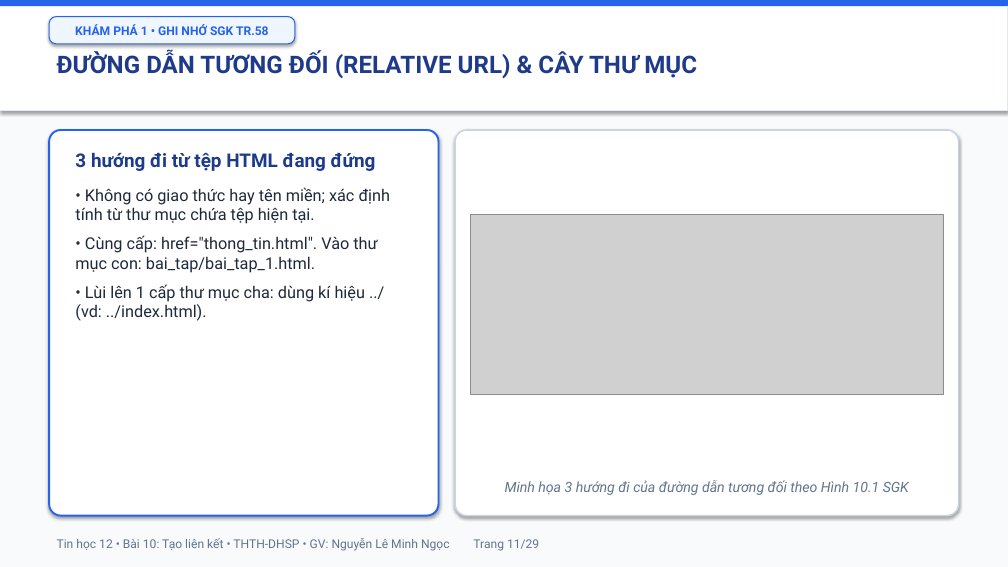
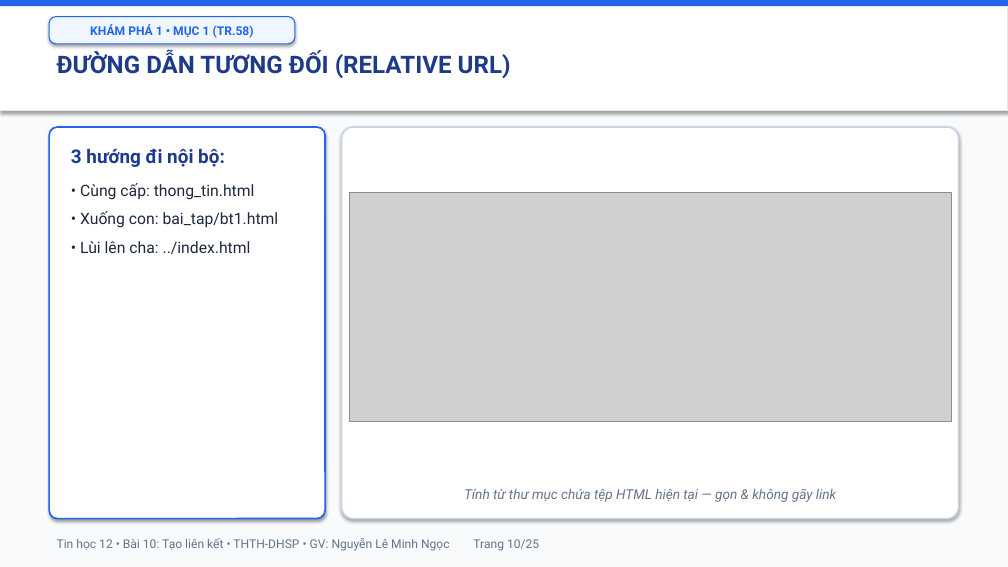
Before and after one commit to mngoc3110/TinHoc, a slide deck: slide 10 of Tin12/Bai10/Bai10_TrinhChieu.pptx (slide 11 before the commit). Drawn at 1008x567 pixels with LibreOffice and Linux fonts; fonts in the diff are those of the drawing; grey boxes stand for pictures. Boxes give left, top, right and bottom in pixels: in the first picture for what was removed or moved away, otherwise in the second. Text is boxed around its words. In the diff, an @@ line names an element or a change of style, - is before the commit and + after.

```diff
--- a/Tin12/Bai10/Bai10_TrinhChieu.pptx
+++ b/Tin12/Bai10/Bai10_TrinhChieu.pptx
@@ text in rounded rectangle at box(90, 24, 254, 38): text changed @@
-KHÁM PHÁ 1 • GHI NHỚ SGK TR.58
+KHÁM PHÁ 1 • MỤC 1 (TR.58)
@@ text at box(57, 51, 511, 78): text changed @@
-ĐƯỜNG DẪN TƯƠNG ĐỐI (RELATIVE URL) & CÂY THƯ MỤC
+ĐƯỜNG DẪN TƯƠNG ĐỐI (RELATIVE URL)
@@ rounded rectangle: place and size @@
-rounded rectangle at box(49, 130, 439, 516)
+rounded rectangle at box(49, 127, 325, 519)
@@ rounded rectangle at box(49, 127, 325, 519): outline #2563EB 1.8 pt to #2563EB 1.6 pt @@
@@ text at box(71, 149, 279, 254): text changed; size 15.5 to 15 pt @@
-3 hướng đi từ tệp HTML đang đứng
-• Không có giao thức hay tên miền; xác định tính từ thư mục chứa tệp hiện tại.
-• Cùng cấp: href="thong_tin.html". Vào thư mục con: bai_tap/bai_tap_1.html.
-• Lùi lên 1 cấp thư mục cha: dùng kí hiệu ../ (vd: ../index.html).
+3 hướng đi nội bộ:
+• Cùng cấp: thong_tin.html
+• Xuống con: bai_tap/bt1.html
+• Lùi lên cha: ../index.html
@@ rounded rectangle: place and size @@
-rounded rectangle at box(455, 130, 959, 516)
+rounded rectangle at box(342, 127, 959, 519)
@@ picture: place and size @@
-picture at box(470, 214, 944, 395)
+picture at box(349, 192, 951, 422)
@@ text at box(464, 489, 836, 502): text changed; size 13.5 to 13 pt @@
-Minh họa 3 hướng đi của đường dẫn tương đối theo Hình 10.1 SGK
+Tính từ thư mục chứa tệp HTML hiện tại — gọn & không gãy link
@@ text at box(57, 538, 539, 551): text changed @@
-Tin học 12 • Bài 10: Tạo liên kết • THTH-DHSP • GV: Nguyễn Lê Minh Ngọc Trang 11/29
+Tin học 12 • Bài 10: Tạo liên kết • THTH-DHSP • GV: Nguyễn Lê Minh Ngọc Trang 10/25
```
Also in this commit, not shown: 20 other slides changed, 4 slides added, 8 slides removed, 23 other files.
